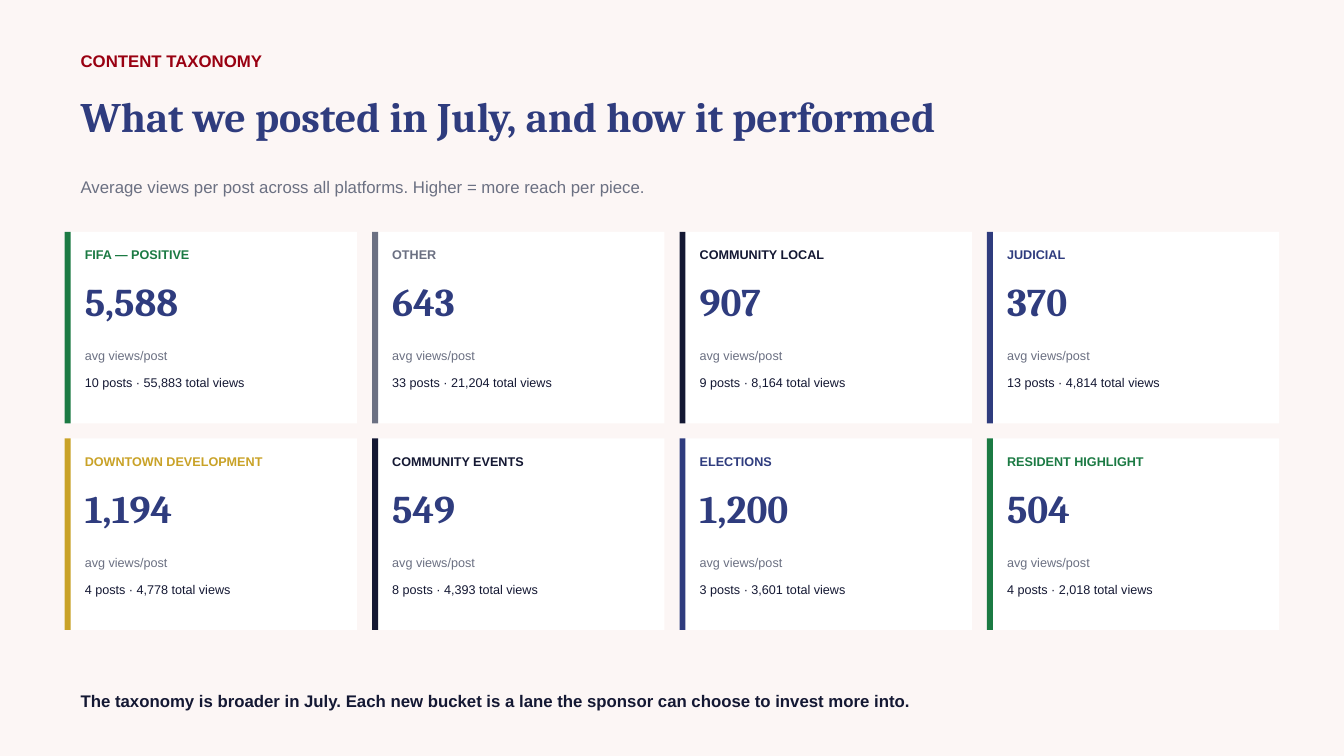
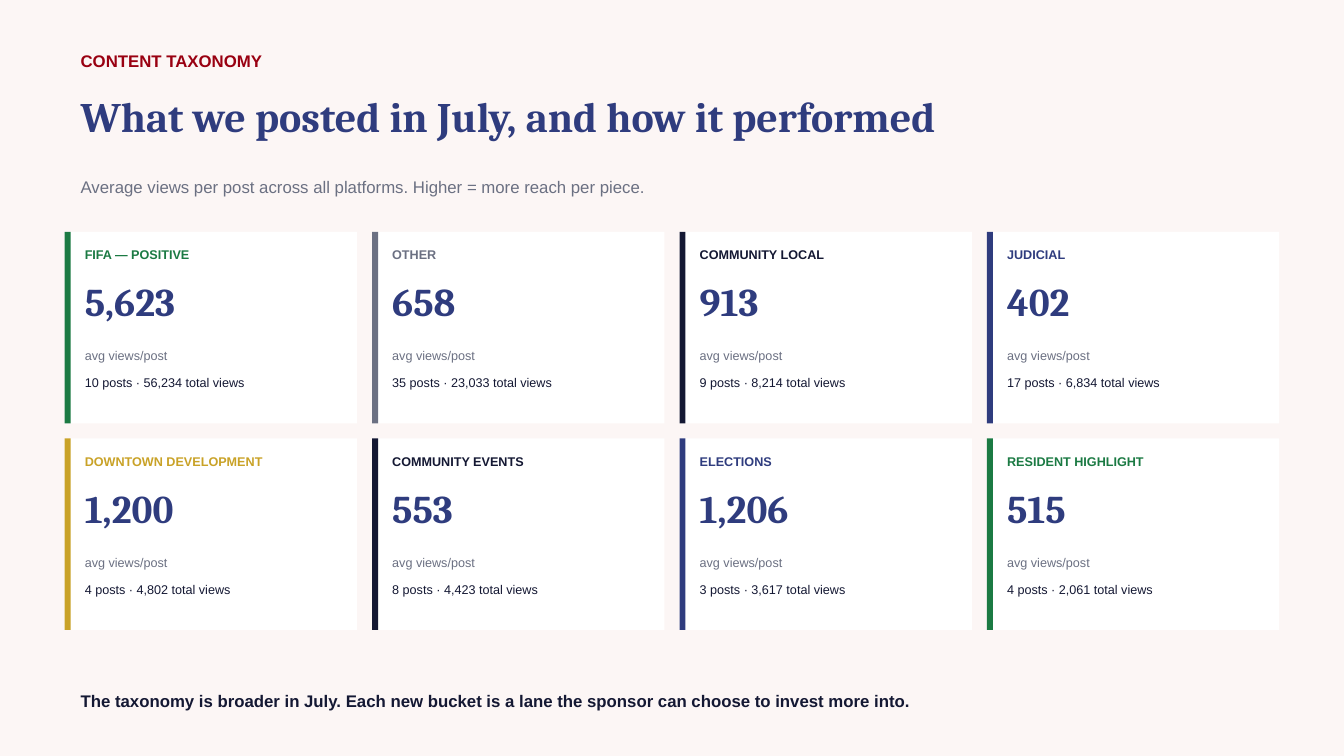
Before and after one commit to zvmmer/talking-downey-kpis, a slide deck: slide 4 of MONTHLY_REPORT_2026-07.pptx. Drawn at 1344x756 pixels with LibreOffice and Linux fonts; fonts in the diff are those of the drawing. Boxes give left, top, right and bottom in pixels: in the first picture for what was removed or moved away, otherwise in the second. Text is boxed around its words. In the diff, an @@ line names an element or a change of style, - is before the commit and + after.

```diff
--- a/MONTHLY_REPORT_2026-07.pptx
+++ b/MONTHLY_REPORT_2026-07.pptx
@@ text at (85, 289, 175, 322): text changed @@
-5,588
+5,623
@@ text at (392, 289, 455, 317): text changed @@
-643
+658
@@ text at (700, 289, 759, 317): text changed @@
-907
+913
@@ text at (1007, 289, 1069, 317): text changed @@
-370
+402
@@ text at (85, 378, 245, 390): text changed @@
-10 posts · 55,883 total views
+10 posts · 56,234 total views
@@ text at (392, 378, 552, 390): text changed @@
-33 posts · 21,204 total views
+35 posts · 23,033 total views
@@ text at (700, 378, 846, 390): text changed @@
-9 posts · 8,164 total views
+9 posts · 8,214 total views
@@ text at (1007, 378, 1160, 390): text changed @@
-13 posts · 4,814 total views
+17 posts · 6,834 total views
@@ text at (85, 496, 174, 528): text changed @@
-1,194
+1,200
@@ text at (392, 496, 453, 524): text changed @@
-549
+553
@@ text at (700, 496, 789, 528): text changed @@
-1,200
+1,206
@@ text at (1007, 496, 1066, 524): text changed @@
-504
+515
@@ text at (85, 585, 231, 597): text changed @@
-4 posts · 4,778 total views
+4 posts · 4,802 total views
@@ text at (392, 585, 538, 597): text changed @@
-8 posts · 4,393 total views
+8 posts · 4,423 total views
@@ text at (700, 585, 846, 597): text changed @@
-3 posts · 3,601 total views
+3 posts · 3,617 total views
@@ text at (1007, 585, 1153, 597): text changed @@
-4 posts · 2,018 total views
+4 posts · 2,061 total views
```
Also in this commit, not shown: 4 other slides changed, 5 other files.
